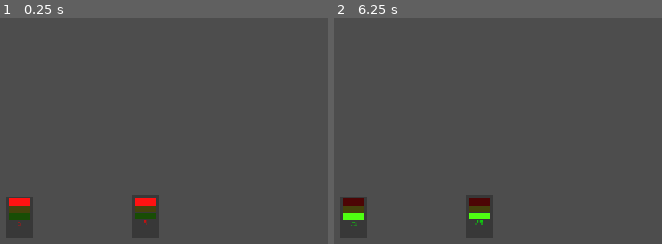
Above: before the commit, frames 1-2 (left to right).
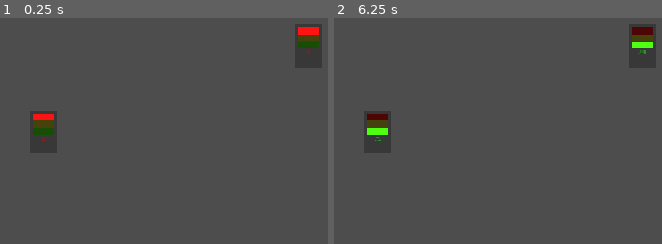
Above: after the commit, the same moments.

Repository: Peekabooo123/GodotGame
Game: Godot game, scene res://scenes/Main/intersection.tscn
Same seed, same stepped clock (60 frames per second), same inputs: the game is played once before the commit and once after it. This scene is started directly instead of the project's main scene.
Inputs (mouse positions are in pixels of both pictures, inside the frame that each line leads up to):
- Up to frame 1 (0.25 s): no input
- Up to frame 2 (6.25 s): tap Enter at 0.5, 2, 3.5 s; move the mouse to (outside the picture) at 0.52 s; click (outside the picture) at 0.67 s; tap Space at 1.25, 2.75, 4.25 s; move the mouse to (343, 241) at 1.27 s; click (343, 241) at 1.42 s; move the mouse to (586, 97) at 2.02 s; click (586, 97) at 2.17 s; move the mouse to (outside the picture) at 2.77 s; click (outside the picture) at 2.92 s; move the mouse to (outside the picture) at 3.52 s; click (outside the picture) at 3.67 s; move the mouse to (outside the picture) at 4.27 s; click (outside the picture) at 4.42 s; move the mouse to (543, 214) at 5.02 s; click (543, 214) at 5.17 s; move the mouse to (386, 81) at 5.77 s; click (386, 81) at 5.92 s

The runs differ from the first frame. In frame 1, 2.4% of the frame differs, in the area x 2-98%, y 3-93%; in frame 2, 2.5%.

Commit message:
Update intersection.tscn

Diff:
--- a/scenes/Main/intersection.tscn
+++ b/scenes/Main/intersection.tscn
@@ -3,19 +3,31 @@
 [ext_resource type="Script" uid="uid://bxqtikbf7081t" path="res://scenes/Main/intersection.gd" id="1_dx4cv"]
 [ext_resource type="PackedScene" uid="uid://bvb3byn3c62l7" path="res://scenes/TrafficLight/traffic_light.tscn" id="1_iyqbx"]
 [ext_resource type="Script" uid="uid://dpm1buxwydqel" path="res://scenes/Main/traffic_light_controller.gd" id="2_el7se"]
+[ext_resource type="Script" uid="uid://k2tnordfojnh" path="res://scenes/Background/zebra_crossing_area.gd" id="4_vtyyh"]
+
+[sub_resource type="RectangleShape2D" id="RectangleShape2D_00qfr"]
+size = Vector2(351, 132.5)
 
 [node name="Intersection" type="Node2D" unique_id=1546977067]
 script = ExtResource("1_dx4cv")
 
 [node name="TrafficLight_left" parent="." unique_id=1712757861 instance=ExtResource("1_iyqbx")]
-position = Vector2(373, 425.99997)
+position = Vector2(409, 298)
 scale = Vector2(0.4, 0.4)
 
 [node name="TrafficLight_right" parent="." unique_id=1340886710 instance=ExtResource("1_iyqbx")]
-position = Vector2(561, 425)
+position = Vector2(806, 169)
 scale = Vector2(0.4, 0.4)
 
 [node name="TrafficLightController" type="Node2D" parent="." unique_id=1339215505]
 script = ExtResource("2_el7se")
 
 [node name="StateTimer" type="Timer" parent="TrafficLightController" unique_id=1870520059]
+
+[node name="ZebraCrossingArea" type="Area2D" parent="." unique_id=515893021]
+position = Vector2(599, 457)
+script = ExtResource("4_vtyyh")
+
+[node name="CollisionShape2D" type="CollisionShape2D" parent="ZebraCrossingArea" unique_id=2007311862]
+position = Vector2(8, -217)
+shape = SubResource("RectangleShape2D_00qfr")
